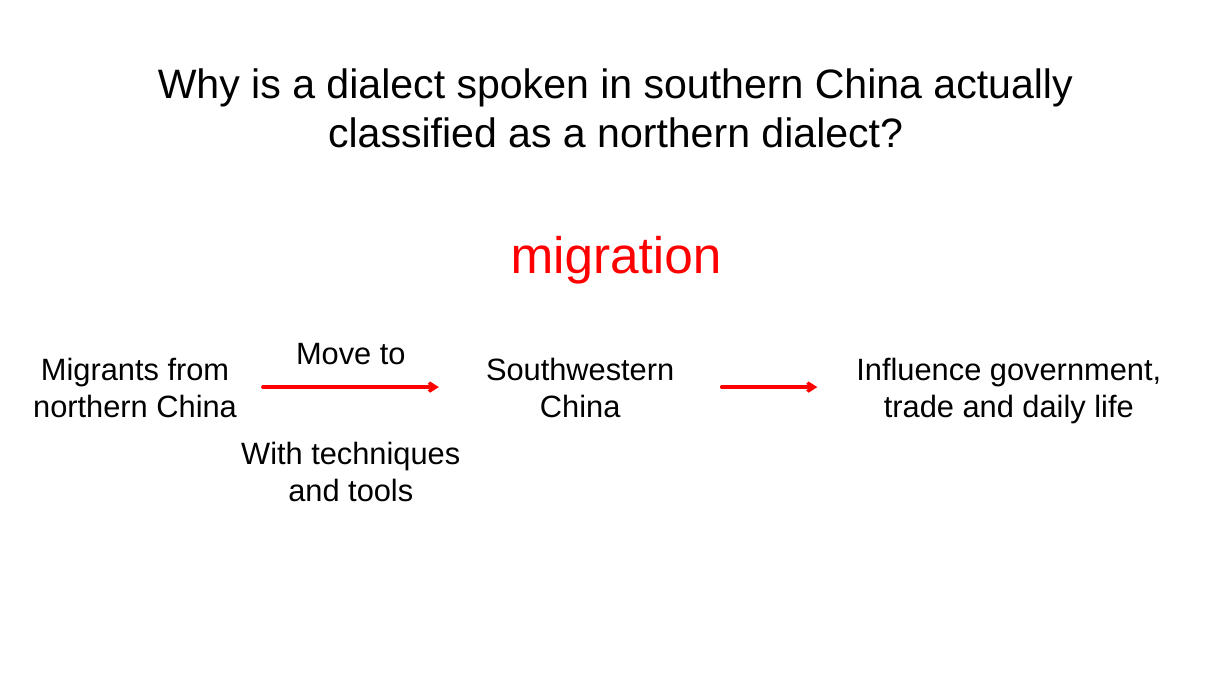
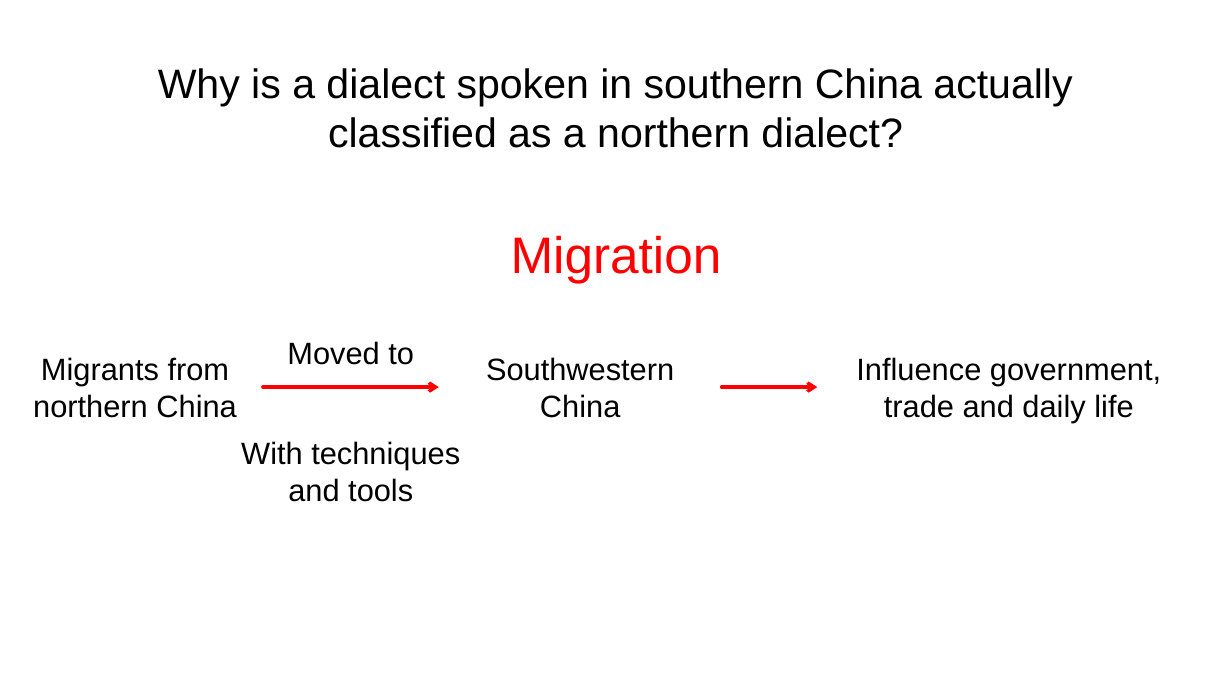
Before and after one commit to poembelief4/note, a slide deck: slide 7 of 南科大/SE2/presentation.pptx. Drawn at 1232x693 pixels with LibreOffice and Linux fonts; fonts in the diff are those of the drawing. Boxes give left, top, right and bottom in pixels: in the first picture for what was removed or moved away, otherwise in the second. Text is boxed around its words. In the diff, an @@ line names an element or a change of style, - is before the commit and + after.

```diff
--- a/南科大/SE2/presentation.pptx
+++ b/南科大/SE2/presentation.pptx
@@ text at [511,235,722,283]: text changed @@
-migration
+Migration
@@ text at [287,341,414,365]: text changed @@
-Move to
+Moved to
```
Also in this commit, not shown: 4 other slides changed, 9 other files.
